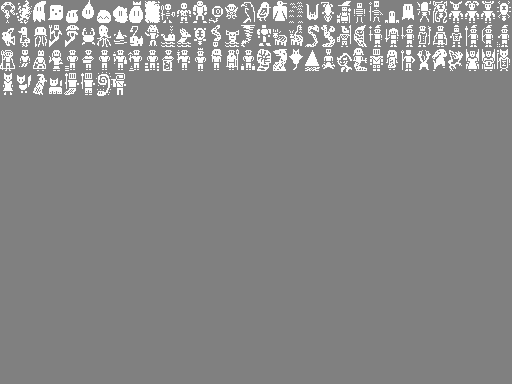
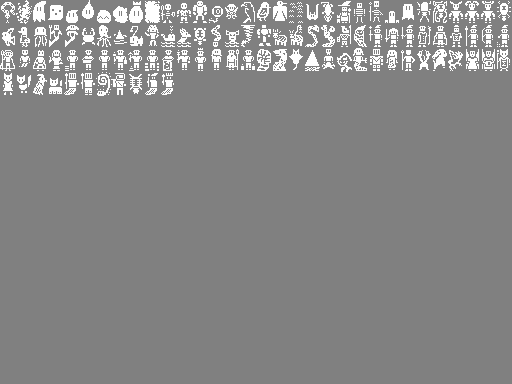
Revision of a layered 512 x 384 image; what changed, layer by layer:
painted on "Background" over (129, 73, 174, 95)
